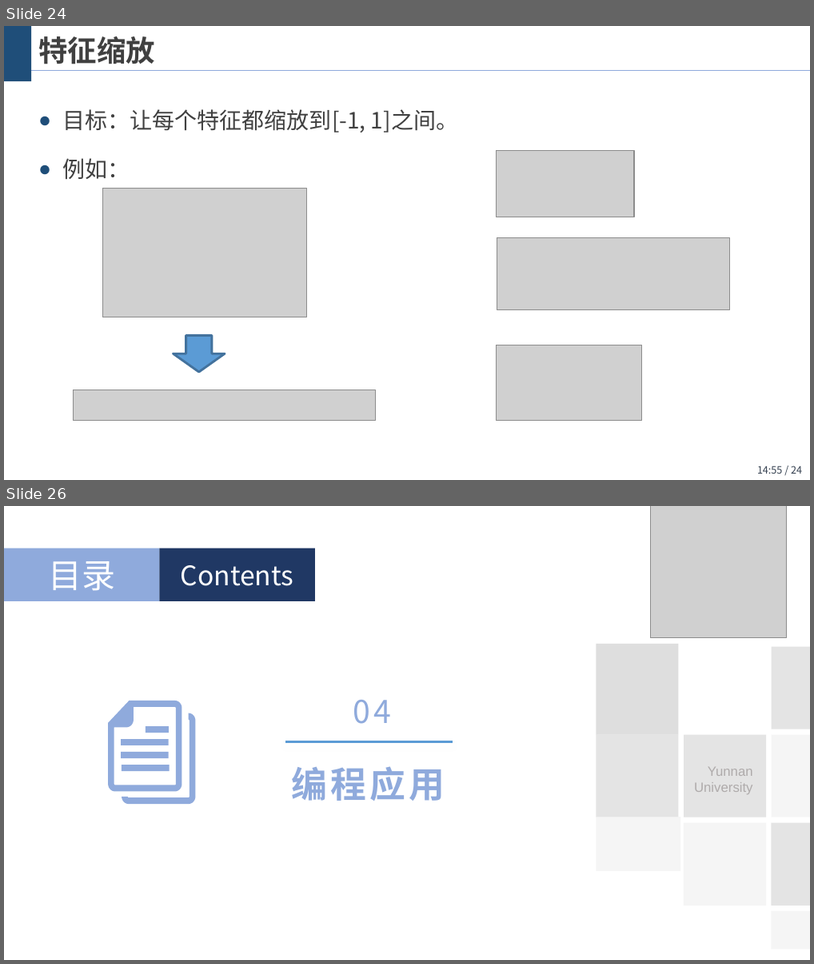
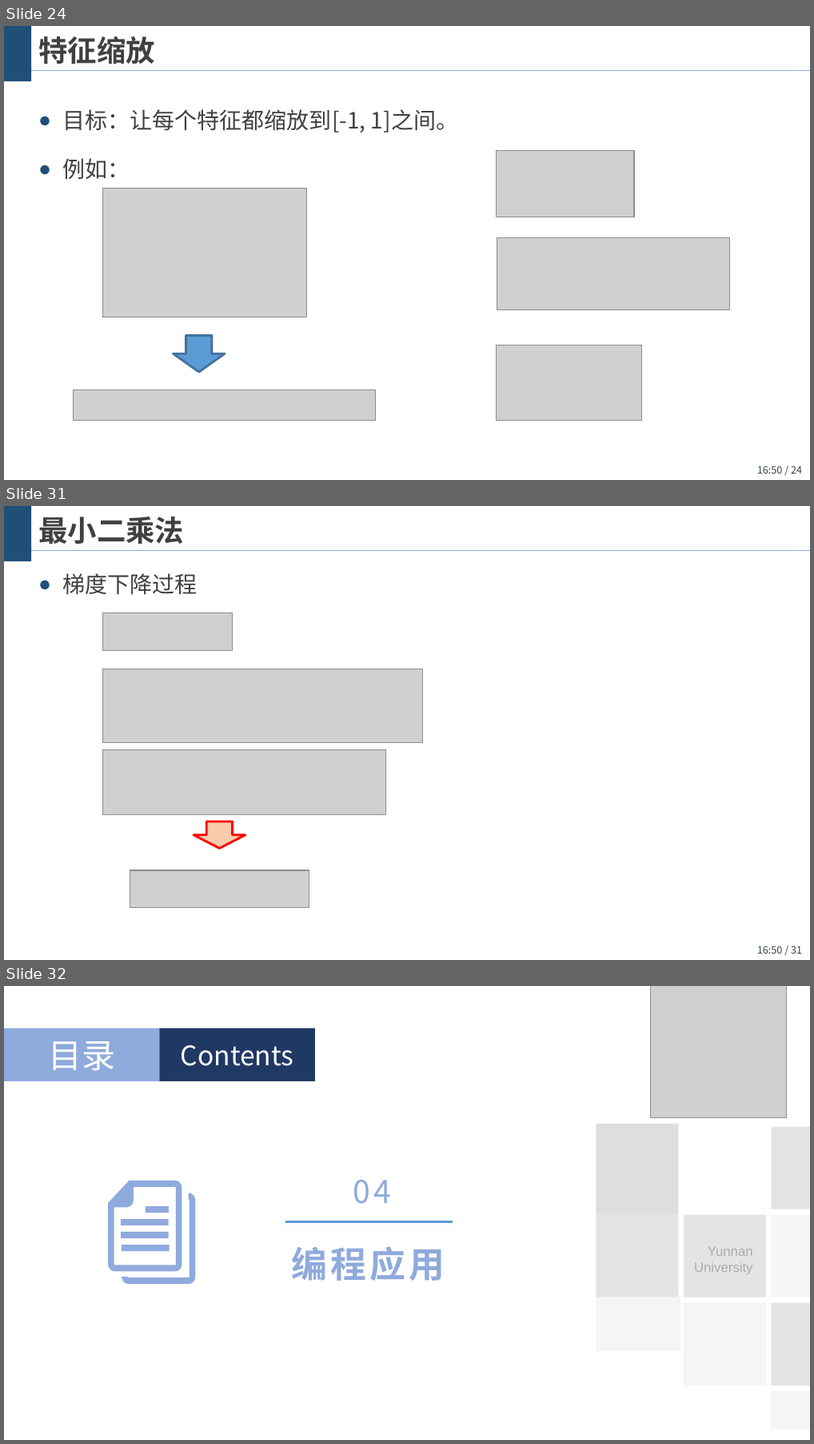
Before and after one commit to wangjin0818/Artificial_Intelligence_2021, a slide deck: chapter 02 - Linear regression with multiple variables/多变量线性回归.pptx. Shown one above the other, each under a label of ours: slides 24 and 26 before the commit, slides 24, 31 and 32 after it; the slides between them are not shown. The pictures are 814x964 and 814x1444 pixels, drawn with LibreOffice and Linux fonts; fonts in the diff are those of the drawing; grey boxes stand for pictures; background and template pictures are left out. Boxes give left, top, right and bottom in pixels: in the first picture for what was removed or moved away, otherwise in the second. Text is boxed around its words. In the diff, an @@ line names an element or a change of style, - is before the commit and + after.

```diff
--- a/chapter 02 - Linear regression with multiple variables/多变量线性回归.pptx
+++ b/chapter 02 - Linear regression with multiple variables/多变量线性回归.pptx
@@ slide 31 added at box(4, 506, 810, 960), background #FFFFFF; not listed: 3 template elements that a slide beside it also shows @@
@@ title added at box(38, 516, 184, 544), 26 pt, text #404040, bold @@
+最小二乘法
@@ text added at box(62, 573, 197, 595), 20 pt, text #404040 @@
+● 梯度下降过程
@@ picture added at box(102, 612, 232, 650) @@
@@ picture added at box(102, 669, 422, 743) @@
@@ picture added at box(102, 749, 386, 815) @@
@@ down arrow added at box(194, 821, 245, 848), fill #F8CBAD, outline #FF0000 2 pt @@
@@ picture added at box(130, 870, 309, 907) @@
@@ page number at box(758, 465, 802, 473): text changed @@
-14:55 / 24
+16:50 / 24
@@ what was slide 26 is now slide 32 @@
```
Also in this commit, not shown: 10 slides changed, 5 other slides added, 2 slides removed.
